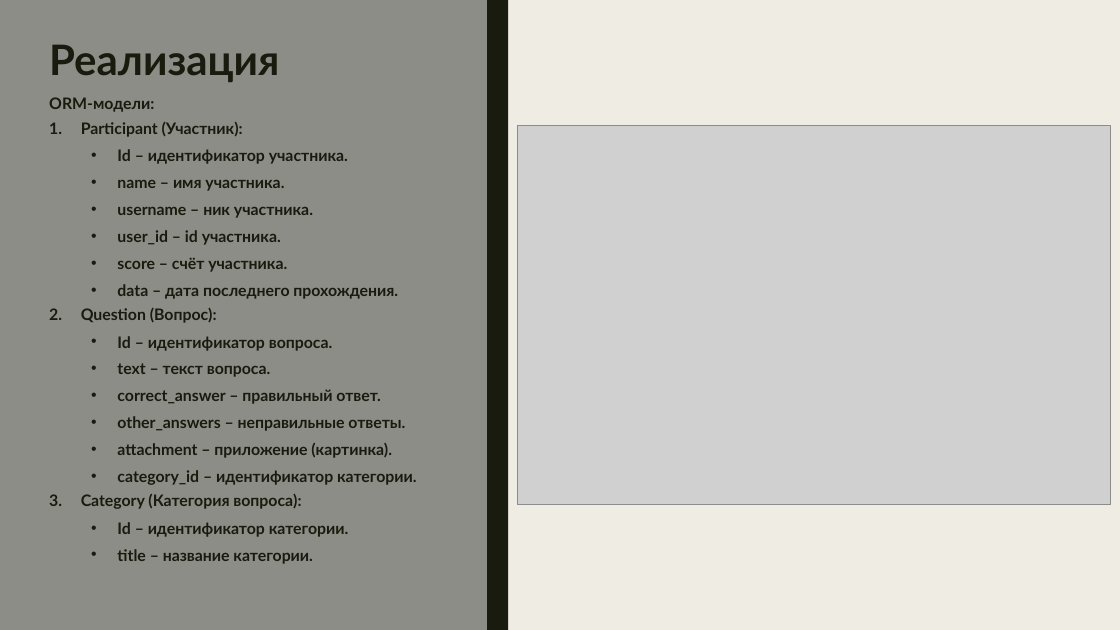
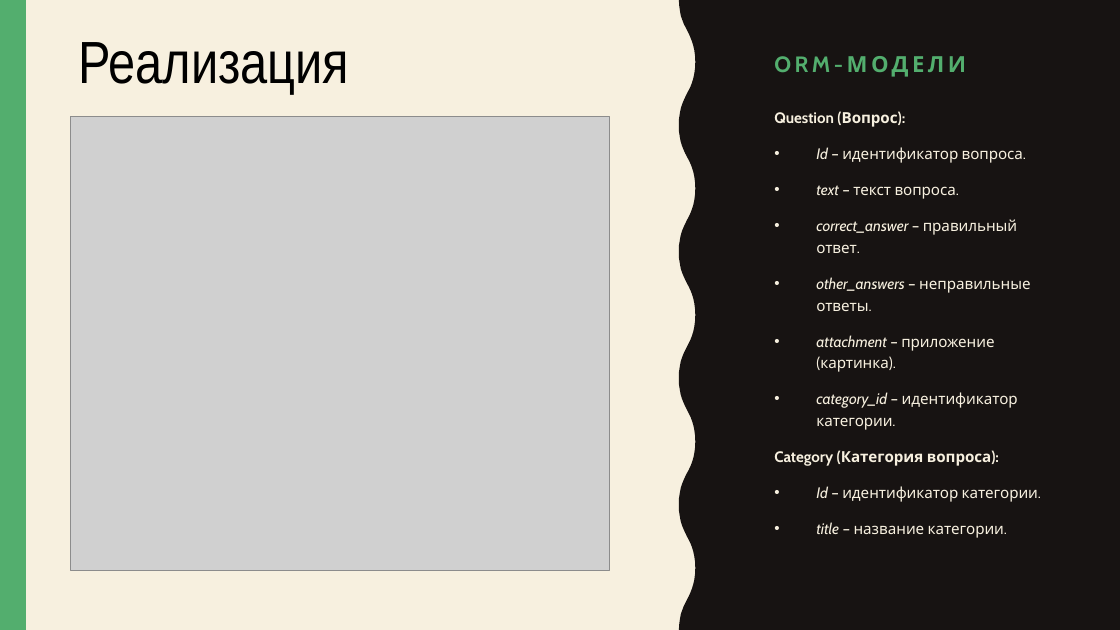
Before and after one commit to Gentlem4n72/TelegramQuiz, a slide deck: slide 4 of Бот Семён.pptx (slide 3 before the commit). Drawn at 1120x630 pixels with LibreOffice and Linux fonts; fonts in the diff are those of the drawing; grey boxes stand for pictures. Boxes give left, top, right and bottom in pixels: in the first picture for what was removed or moved away, otherwise in the second. Text is boxed around its words. In the diff, an @@ line names an element or a change of style, - is before the commit and + after.

Commit message:
update presentation and pz

```diff
--- a/Бот Семён.pptx
+++ b/Бот Семён.pptx
@@ background #EFEDE3 to #F7F0DF @@
@@ rectangle removed at box(0, 0, 487, 630) @@
@@ rectangle added at box(0, 0, 26, 630), fill #53AE6E @@
@@ text "Реализация": place and size @@
-text "Реализация" at box(49, 44, 279, 82)
+text "Реализация" at box(79, 42, 350, 94)
@@ text "Реализация" at box(79, 42, 350, 94): size 36 to 51 pt, font Lato to Arial Narrow, text colour #191B0E to #000000, bold off; line spacing 0.84 to 1 @@
@@ rectangle removed at box(487, 0, 508, 630) @@
@@ freeform shape added at box(679, 0, 1120, 630), fill #171312 @@
@@ title added at box(774, 56, 966, 77), 19 pt, text #53AE6E, bold @@
+ORM-МОДЕЛИ
@@ text at box(49, 97, 398, 299): paragraphs removed @@
-ORM-модели:
-1. Participant (Участник):
-  • Id – идентификатор участника.
-  • name – имя участника.
-  • username – ник участника.
-  • user_id – id участника.
-  • score – счёт участника.
-  • data – дата последнего прохождения.
@@ picture added at box(71, 117, 610, 571) @@
@@ text "Question (Вопрос):": place and size @@
-text "Question (Вопрос):" at box(49, 97, 417, 564)
+text "Question (Вопрос):" at box(774, 111, 1038, 538)
@@ text "Question (Вопрос):" at box(774, 111, 1038, 538): size 13.6 to 13 pt, font Lato to Cabin, text colour #191B0E to #F7F0DF; bold off in "Id – идентификатор вопроса.", "text – текст вопроса.", "correct_answer – правильный ответ.", "other_answers – неправильные ответы." and 4 more places; italic on in "Id", "text", "correct_answer", "other_answers" and 4 more places; bullet 1. to none; line spacing 0.93 to 1.2; more space between paragraphs; list level 2 to 1 in "Id – идентификатор вопроса."; line spacing 0.74 to 1.2; list level 2 to 1 in "text – текст вопроса."; list level 2 to 1 in "correct_answer – правильный ответ."; list level 2 to 1 in "other_answers – неправильные ответы."; list level 2 to 1 in "attachment – приложение (картинка)."; list level 2 to 1 in "category_id – идентификатор категории."; list level 2 to 1 in "Id – идентификатор категории."; list level 2 to 1 in "title – название категории." @@
@@ picture removed at box(518, 125, 1111, 504) @@
```
Also in this commit, not shown: 4 other slides changed, 1 slide added, 1 other file.
